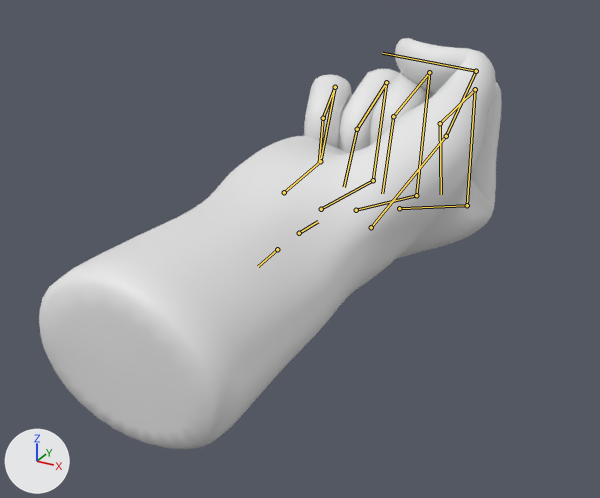
The glTF model assets/hand-model.glb, before and after one commit.
One viewpoint serves both versions: a 50 mm lens placed at (1.79, -1.94, 1.63), pointed at (-0.27, 1.79, -0.24). Arrows for +X, +Y and +Z are at lower left; the lights stay in place. The picture after the commit comes second. Both versions are drawn at frame 1 of the action 'fist'; the numbers are the values there. The bones that bend it are drawn over the model as lines.

The first picture shows 'Hand  - Realistic'.
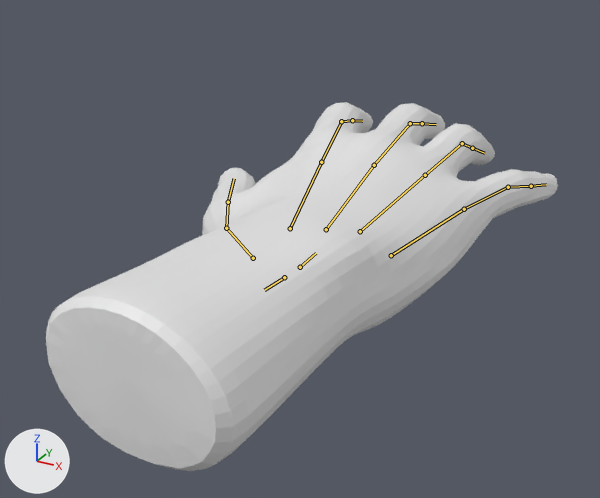
The change, as a list of edits to the scene's bpy script:
```text
Change bone_rig_object:
    where bone_rig_object = bpy.data.objects['HandRig']  # the whole rig 'HandRig'
    bone_rig_object.rotation_quaternion: (1.0, 0.0, 0.0, 0.0) -> (0.0, 0.0, -1.0, 0.0)  # degrees (0, 0, 0) -> degrees (0, -180, 0)
Change bone_pinky_bone_base:
    where bone_pinky_bone_base = bpy.data.objects['HandRig'].pose.bones['pinky-bone-base']  # child of 'pinky-bone-palm'
    bone_pinky_bone_base.rotation_quaternion: (0.673, 0.734, 0.064, -0.059) -> (1.0, 0.0, 0.0, 0.0)  # degrees (95, 10, 1) -> degrees (0, 0, 0)
Change bone_pinky_bone_mid:
    where bone_pinky_bone_mid = bpy.data.objects['HandRig'].pose.bones['pinky-bone-mid']  # child of 'pinky-bone-base'
    bone_pinky_bone_mid.rotation_quaternion: (0.643, 0.766, 0.0, 0.0) -> (1.0, 0.0, 0.0, 0.0)  # degrees (100, 0, 0) -> degrees (0, 0, 0)
Change bone_pinky_bone_tip:
    where bone_pinky_bone_tip = bpy.data.objects['HandRig'].pose.bones['pinky-bone-tip']  # child of 'pinky-bone-mid'
    bone_pinky_bone_tip.rotation_quaternion: (0.843, 0.537, 0.0, 0.0) -> (1.0, 0.0, 0.0, 0.0)  # degrees (65, 0, 0) -> degrees (0, 0, 0)
Change bone_ring_bone_base:
    where bone_ring_bone_base = bpy.data.objects['HandRig'].pose.bones['ring-bone-base']  # child of 'ring-bone-palm'
    bone_ring_bone_base.rotation_quaternion: (0.694, 0.719, 0.031, -0.03) -> (1.0, 0.0, 0.0, 0.0)  # degrees (92, 5, 0) -> degrees (0, 0, 0)
Change bone_ring_bone_mid:
    where bone_ring_bone_mid = bpy.data.objects['HandRig'].pose.bones['ring-bone-mid']  # child of 'ring-bone-base'
    bone_ring_bone_mid.rotation_quaternion: (0.643, 0.766, 0.0, 0.0) -> (1.0, 0.0, 0.0, 0.0)  # degrees (100, 0, 0) -> degrees (0, 0, 0)
Change bone_ring_bone_tip:
    where bone_ring_bone_tip = bpy.data.objects['HandRig'].pose.bones['ring-bone-tip']  # child of 'ring-bone-mid'
    bone_ring_bone_tip.rotation_quaternion: (0.843, 0.537, 0.0, 0.0) -> (1.0, 0.0, 0.0, 0.0)  # degrees (65, 0, 0) -> degrees (0, 0, 0)
Change bone_middle_bone_base:
    where bone_middle_bone_base = bpy.data.objects['HandRig'].pose.bones['middle-bone-base']  # child of 'middle-bone-palm'
    bone_middle_bone_base.rotation_quaternion: (0.719, 0.695, 0.0, 0.0) -> (1.0, 0.0, 0.0, 0.0)  # degrees (88, 0, 0) -> degrees (0, 0, 0)
Change bone_middle_bone_mid:
    where bone_middle_bone_mid = bpy.data.objects['HandRig'].pose.bones['middle-bone-mid']  # child of 'middle-bone-base'
    bone_middle_bone_mid.rotation_quaternion: (0.643, 0.766, 0.0, 0.0) -> (1.0, 0.0, 0.0, 0.0)  # degrees (100, 0, 0) -> degrees (0, 0, 0)
Change bone_middle_bone_tip:
    where bone_middle_bone_tip = bpy.data.objects['HandRig'].pose.bones['middle-bone-tip']  # child of 'middle-bone-mid'
    bone_middle_bone_tip.rotation_quaternion: (0.843, 0.537, 0.0, 0.0) -> (1.0, 0.0, 0.0, 0.0)  # degrees (65, 0, 0) -> degrees (0, 0, 0)
Change bone_index_bone_base:
    where bone_index_bone_base = bpy.data.objects['HandRig'].pose.bones['index-bone-base']  # child of 'index-bone-palm'
    bone_index_bone_base.rotation_quaternion: (0.737, 0.675, -0.029, 0.032) -> (1.0, 0.0, 0.0, 0.0)  # degrees (85, -5, 0) -> degrees (0, 0, 0)
Change bone_index_bone_mid:
    where bone_index_bone_mid = bpy.data.objects['HandRig'].pose.bones['index-bone-mid']  # child of 'index-bone-base'
    bone_index_bone_mid.rotation_quaternion: (0.643, 0.766, 0.0, 0.0) -> (1.0, 0.0, 0.0, 0.0)  # degrees (100, 0, 0) -> degrees (0, 0, 0)
Change bone_index_bone_tip:
    where bone_index_bone_tip = bpy.data.objects['HandRig'].pose.bones['index-bone-tip']  # child of 'index-bone-mid'
    bone_index_bone_tip.rotation_quaternion: (0.843, 0.537, 0.0, 0.0) -> (1.0, 0.0, 0.0, 0.0)  # degrees (65, 0, 0) -> degrees (0, 0, 0)
Change bone_thumb_bone_palm:
    where bone_thumb_bone_palm = bpy.data.objects['HandRig'].pose.bones['thumb-bone-palm']  # child of 'wrist'
    bone_thumb_bone_palm.rotation_quaternion: (0.927, 0.278, -0.202, 0.152) -> (1.0, 0.0, 0.0, 0.0)  # degrees (31, -27, 11) -> degrees (0, 0, 0)
Change bone_thumb_bone_base:
    where bone_thumb_bone_base = bpy.data.objects['HandRig'].pose.bones['thumb-bone-base']  # child of 'thumb-bone-palm'
    bone_thumb_bone_base.rotation_quaternion: (0.995, 0.096, 0.0, 0.0) -> (1.0, 0.0, 0.0, 0.0)  # degrees (11, 0, 0) -> degrees (0, 0, 0)
Change bone_thumb_bone_tip:
    where bone_thumb_bone_tip = bpy.data.objects['HandRig'].pose.bones['thumb-bone-tip']  # child of 'thumb-bone-base'
    bone_thumb_bone_tip.rotation_quaternion: (0.737, 0.676, 0.0, 0.0) -> (1.0, 0.0, 0.0, 0.0)  # degrees (85, 0, 0) -> degrees (0, 0, 0)
Change bone_thumb_bone_twist:
    where bone_thumb_bone_twist = bpy.data.objects['HandRig'].pose.bones['thumb-bone-twist']  # child of 'wrist'
    bone_thumb_bone_twist.rotation_quaternion: (0.945, 0.255, -0.075, 0.188) -> (1.0, 0.0, 0.0, 0.0)  # degrees (28, -14, 19) -> degrees (0, 0, 0)
```

Boxes [x1, y1, x2, y2] around the edits, measured in the pictures (600 x 498 px):
'Hand  - Realistic', posed (11% wider, 10% shorter): before [39, 38, 502, 449]; after [46, 102, 558, 471]
bone 'pinky-bone-base', root to tip: before (320, 161) to (335, 87); after (464, 209) to (508, 187)
bone 'pinky-bone-mid', root to tip: before (335, 87) to (323, 118); after (508, 187) to (531, 186)
bone 'pinky-bone-tip', root to tip: before (323, 118) to (319, 163); after (531, 186) to (546, 184)
bone 'ring-bone-base', root to tip: before (373, 180) to (386, 82); after (425, 175) to (462, 143)
bone 'ring-bone-mid', root to tip: before (386, 82) to (357, 129); after (462, 143) to (472, 148)
bone 'ring-bone-tip', root to tip: before (357, 129) to (344, 187); after (472, 148) to (484, 153)
bone 'middle-bone-base', root to tip: before (416, 195) to (429, 72); after (374, 165) to (410, 123)
bone 'middle-bone-mid', root to tip: before (429, 72) to (393, 116); after (410, 123) to (422, 123)
bone 'middle-bone-tip', root to tip: before (393, 116) to (382, 193); after (422, 123) to (436, 124)
bone 'index-bone-base', root to tip: before (467, 205) to (475, 89); after (321, 162) to (341, 121)
bone 'index-bone-mid', root to tip: before (475, 89) to (440, 123); after (341, 121) to (352, 120)
bone 'index-bone-tip', root to tip: before (440, 123) to (441, 194); after (352, 120) to (362, 121)
bone 'thumb-bone-palm', root to tip: before (371, 227) to (446, 136); after (253, 258) to (226, 228)
bone 'thumb-bone-base', root to tip: before (446, 136) to (476, 71); after (226, 228) to (228, 202)
bone 'thumb-bone-tip', root to tip: before (476, 71) to (382, 53); after (228, 202) to (234, 178)
bone 'thumb-bone-twist', root to tip: before (371, 227) to (393, 200); after (253, 258) to (244, 248)
